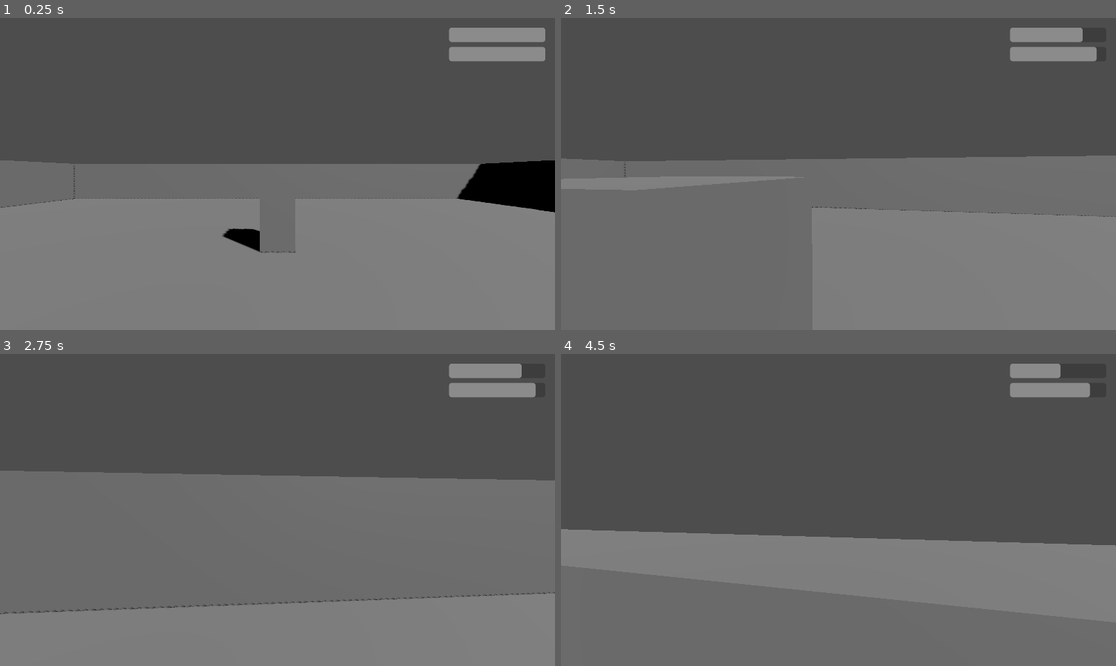
Above: before the commit, frames 1-4 (two rows, left to right).
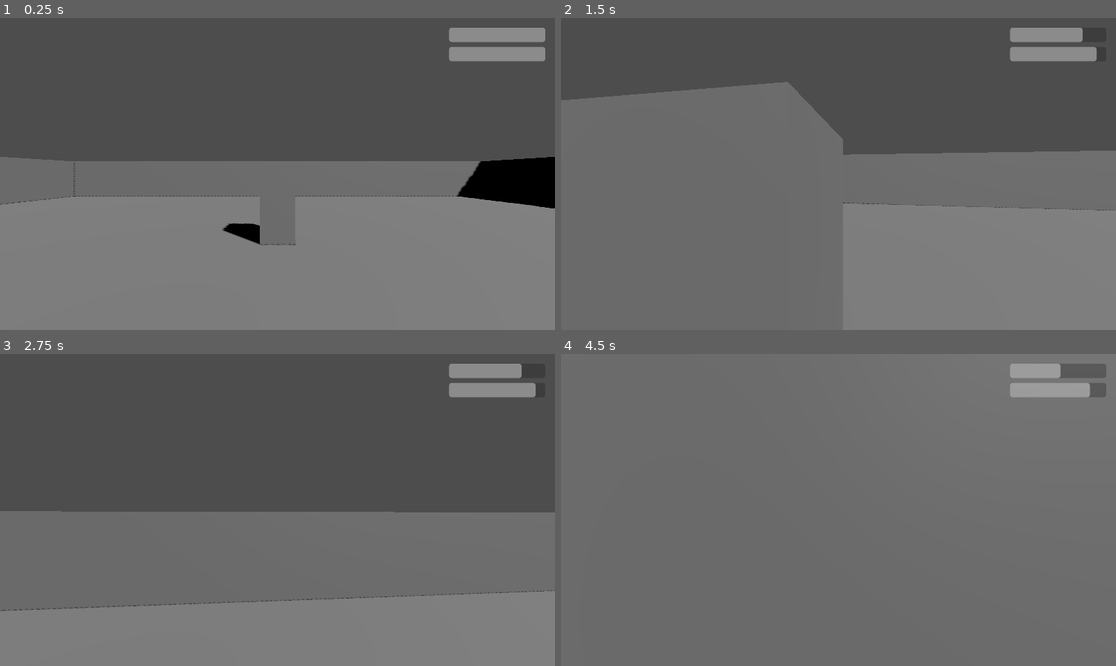
Above: after the commit, the same moments.

Repository: lmToT27/ZaWar
Game: Godot game, scene res://scenes/main.tscn
Two runs of this game, one before a commit and one after it. Both use one fixed random seed, a clock stepped at 60 frames per second and the inputs below.
Inputs (mouse positions are in pixels of both pictures, inside the frame that each line leads up to):
- Up to frame 1 (0.25 s): no input
- Up to frame 2 (1.5 s): move the mouse to (866, 174) at 0.52 s; hold W (move_forward) from 0.53 s (still down); tap Space (jump) at 0.6, 0.77, 1.07 s; move the mouse to (810, 174) at 1.27 s; click (810, 174) at 1.35 s
- Up to frame 3 (2.75 s): keep holding W (move_forward); tap Space (jump) at 1.52, 1.55, 1.82, 2.3 s; move the mouse to (288, 503) at 2.02 s; hold R (sheathe) from 2.03 s (still down)
- Up to frame 4 (4.5 s): keep holding W (move_forward); move the mouse to (832, 516) at 2.77 s; release R (sheathe) at 2.78 s; tap Space (jump) at 2.85, 3.02, 3.32, 3.77, 3.8, 4.07 s; move the mouse to (877, 513) at 3.52 s; press the mouse at (877, 513) at 3.53 s; move the mouse to (794, 506) at 4.27 s; release the mouse at (794, 506) at 4.28 s; tap R (sheathe) at 4.35 s

The runs differ from the first frame. In frame 1, 1.6% of the frame differs, in the area x 0-100%, y 44-76%; in frame 2, 11%; in frame 3, 12%; in frame 4, 58%, in the area x 0-100%, y 0-62%.

Commit message:
chore: more heavy jump

Diff:
--- a/scenes/player/player.gd
+++ b/scenes/player/player.gd
@@ -6,7 +6,10 @@
 const GRAVITY: float = 9.8
 
 @export var move_speed: float = 5.0
-@export var jump_velocity: float = 4.5
+@export var jump_velocity: float = 3.8
+@export var fall_gravity_multiplier: float = 1.6
+@export var landing_recovery_time: float = 0.3
+@export var landing_recovery_speed_mult: float = 0.4
 @export var mouse_sensitivity: float = 0.003
 @export var max_health: float = 100.0
 @export var max_stamina: float = 100.0
@@ -27,6 +30,9 @@
 
 var _camera_pitch: float = 0.0
 var _sheathe_elapsed: float = 0.0
+var _air_time: float = 0.0
+var _was_on_floor: bool = true
+var _landing_recovery_timer: float = 0.0
 
 func _ready() -> void:
 	health = max_health
@@ -51,20 +57,37 @@
 	_handle_state(delta)
 	_handle_regen(delta)
 	move_and_slide()
+	_handle_landing(delta)
 
 func _handle_movement(delta: float) -> void:
 	if not is_on_floor():
-		velocity.y -= GRAVITY * delta
+		var gravity_scale := fall_gravity_multiplier if velocity.y < 0.0 else 1.0
+		velocity.y -= GRAVITY * gravity_scale * delta
 	elif Input.is_action_just_pressed("jump"):
 		velocity.y = jump_velocity
+
+	var speed := move_speed
+	if _landing_recovery_timer > 0.0:
+		speed *= landing_recovery_speed_mult
 
 	var input_dir := Vector2(
 		Input.get_action_strength("move_right") - Input.get_action_strength("move_left"),
 		Input.get_action_strength("move_back") - Input.get_action_strength("move_forward")
 	)
 	var move_dir := (transform.basis * Vector3(input_dir.x, 0.0, input_dir.y)).normalized()
-	velocity.x = move_dir.x * move_speed
-	velocity.z = move_dir.z * move_speed
+	velocity.x = move_dir.x * speed
+	velocity.z = move_dir.z * speed
+
+func _handle_landing(delta: float) -> void:
+	var grounded := is_on_floor()
+	if grounded:
+		if not _was_on_floor and _air_time >= 0.25:
+			_landing_recovery_timer = landing_recovery_time
+		_air_time = 0.0
+	else:
+		_air_time += delta
+	_was_on_floor = grounded
+	_landing_recovery_timer = maxf(_landing_recovery_timer - delta, 0.0)
 
 func _handle_state(delta: float) -> void:
 	match state:
